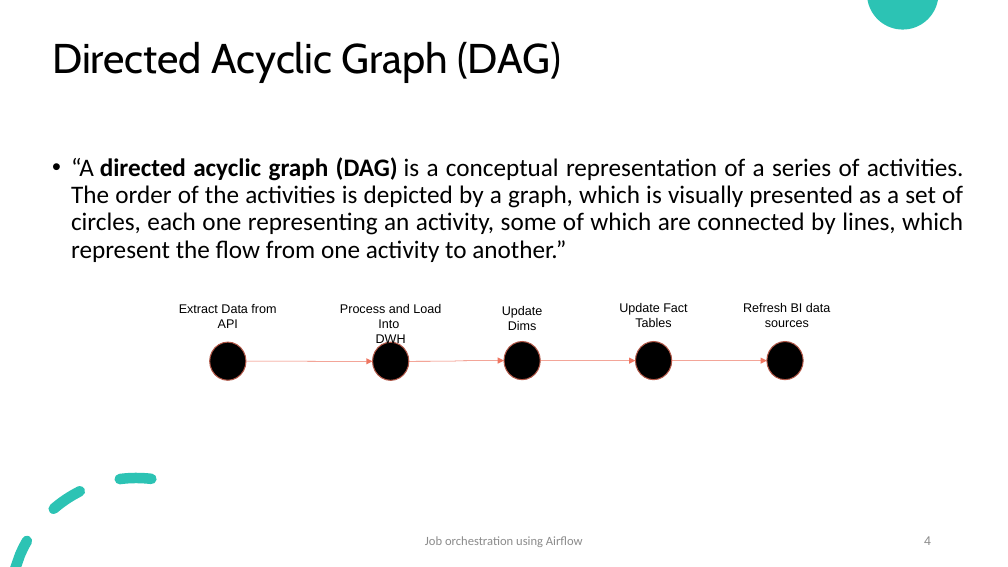
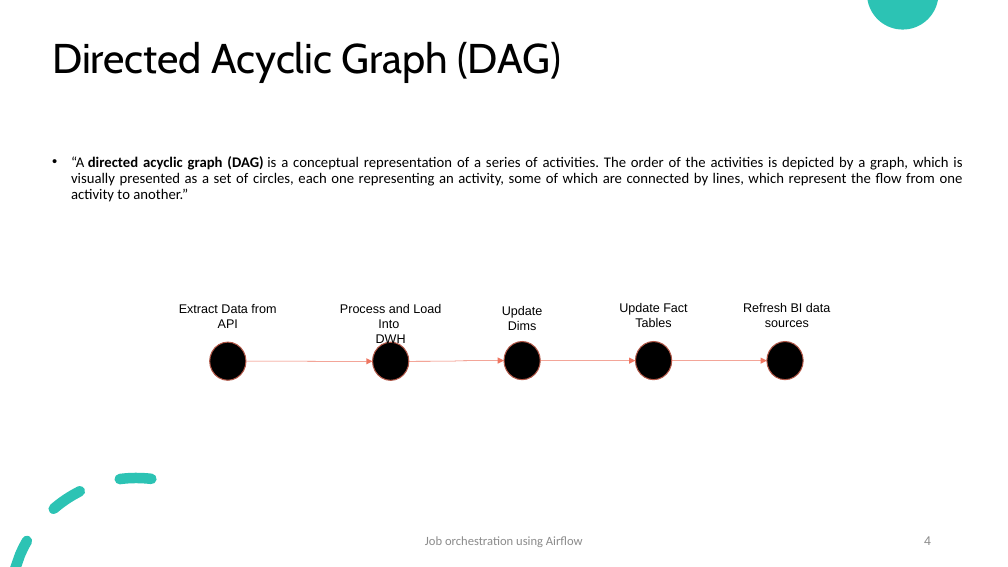
Before and after one commit to a-alabdulslam/Airflow, a slide deck: slide 4 of Job orchestration using Airflow.pptm. Drawn at 1008x567 pixels with LibreOffice and Linux fonts; fonts in the diff are those of the drawing. Boxes give left, top, right and bottom in pixels: in the first picture for what was removed or moved away, otherwise in the second. Text is boxed around its words. In the diff, an @@ line names an element or a change of style, - is before the commit and + after.

```diff
--- a/Job orchestration using Airflow.pptm
+++ b/Job orchestration using Airflow.pptm
@@ text "“A directed acyclic graph (DAG) ..." at [71, 156, 963, 202]: size 24 to 14 pt @@
```
Also in this commit, not shown: 3 other slides changed, 1 slide removed, 19 other files.
